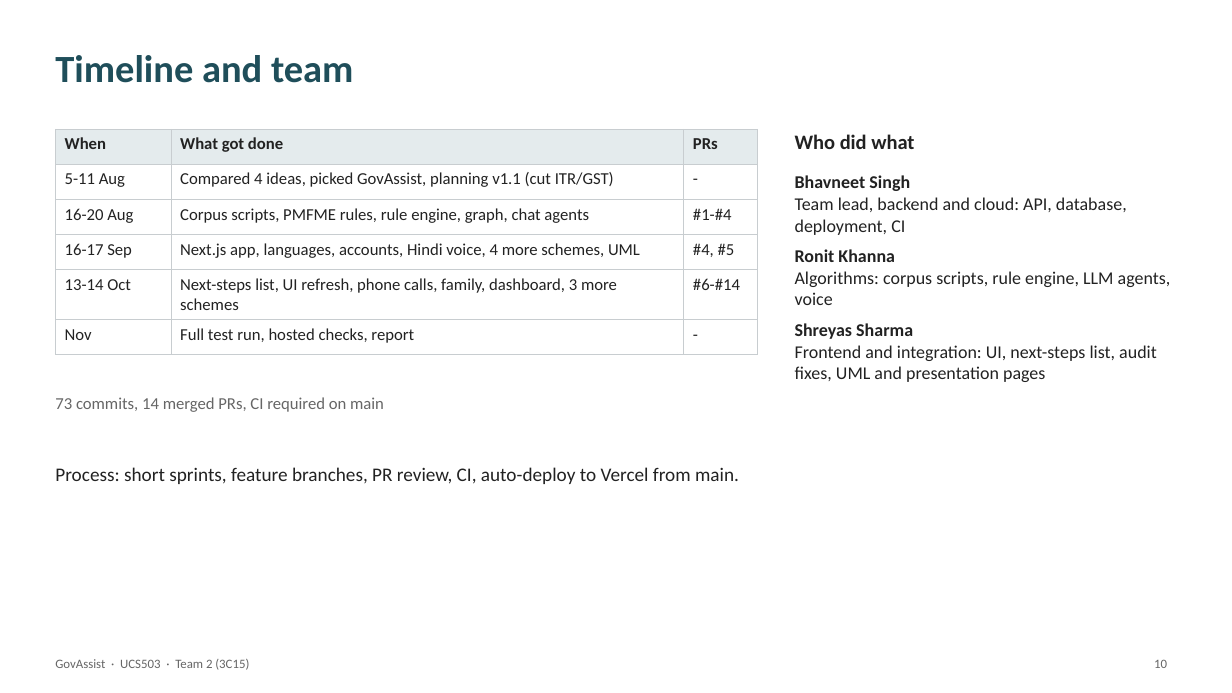
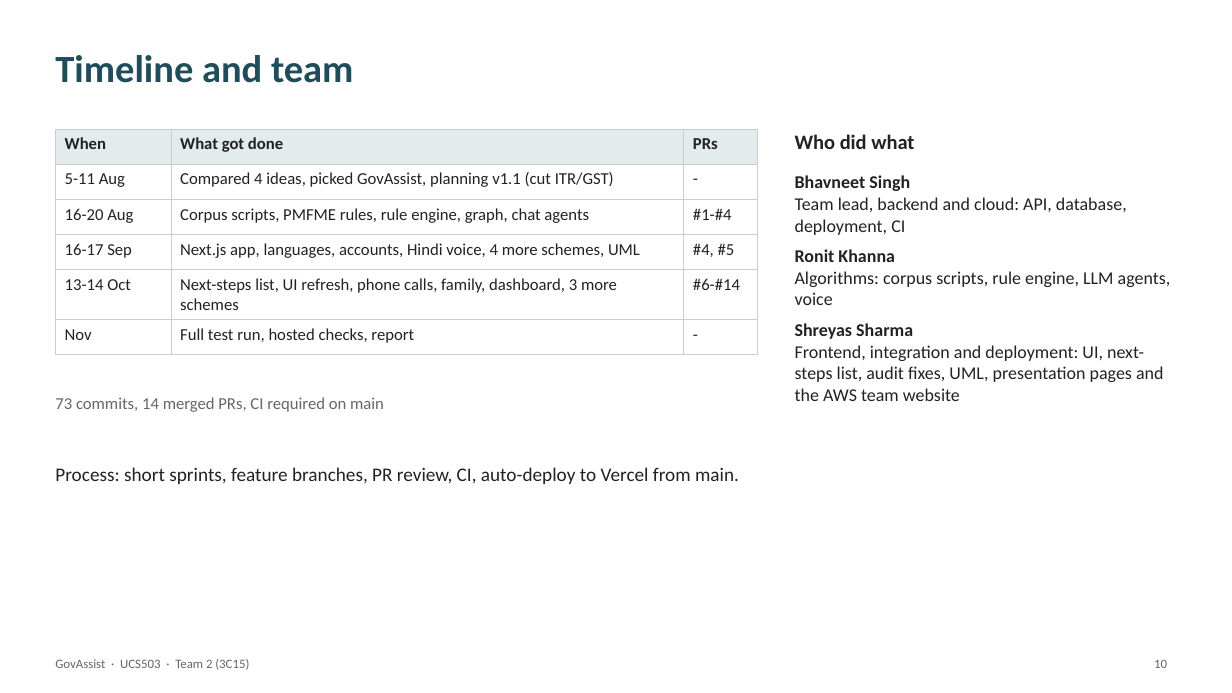
Before and after one commit to RonitKhanna333/govassist, a slide deck: slide 10 of team-website/GovAssist_UCS503_Final_Presentation.pptx. Drawn at 1232x693 pixels with LibreOffice and Linux fonts; fonts in the diff are those of the drawing. Boxes give left, top, right and bottom in pixels: in the first picture for what was removed or moved away, otherwise in the second. Text is boxed around its words. In the diff, an @@ line names an element or a change of style, - is before the commit and + after.

Commit message:
Team website: add deployment to Shreyas's role
Updates the team section, the profile and the final presentation's
team slide.

```diff
--- a/team-website/GovAssist_UCS503_Final_Presentation.pptx
+++ b/team-website/GovAssist_UCS503_Final_Presentation.pptx
@@ text at bbox=[795, 345, 1163, 401]: text changed @@
-Frontend and integration: UI, next-steps list, audit fixes, UML and presentation pages
+Frontend, integration and deployment: UI, next-steps list, audit fixes, UML, presentation pages and the AWS team website
```
Also in this commit, not shown: 2 other files.
